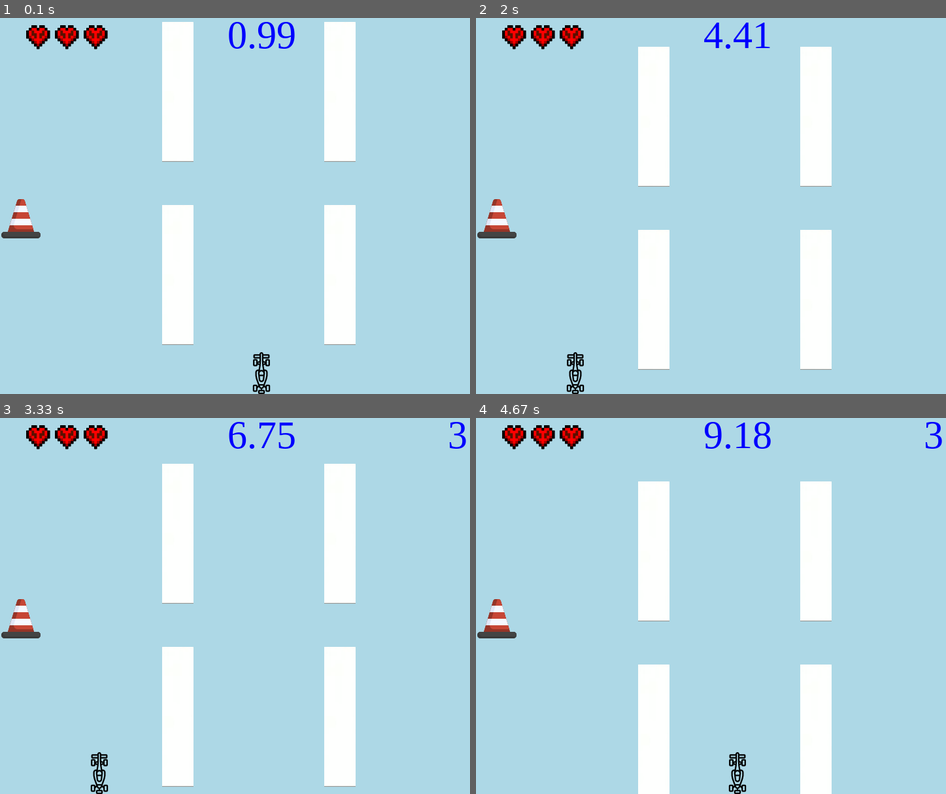
Above: before the commit, frames 1-4 (two rows, left to right).
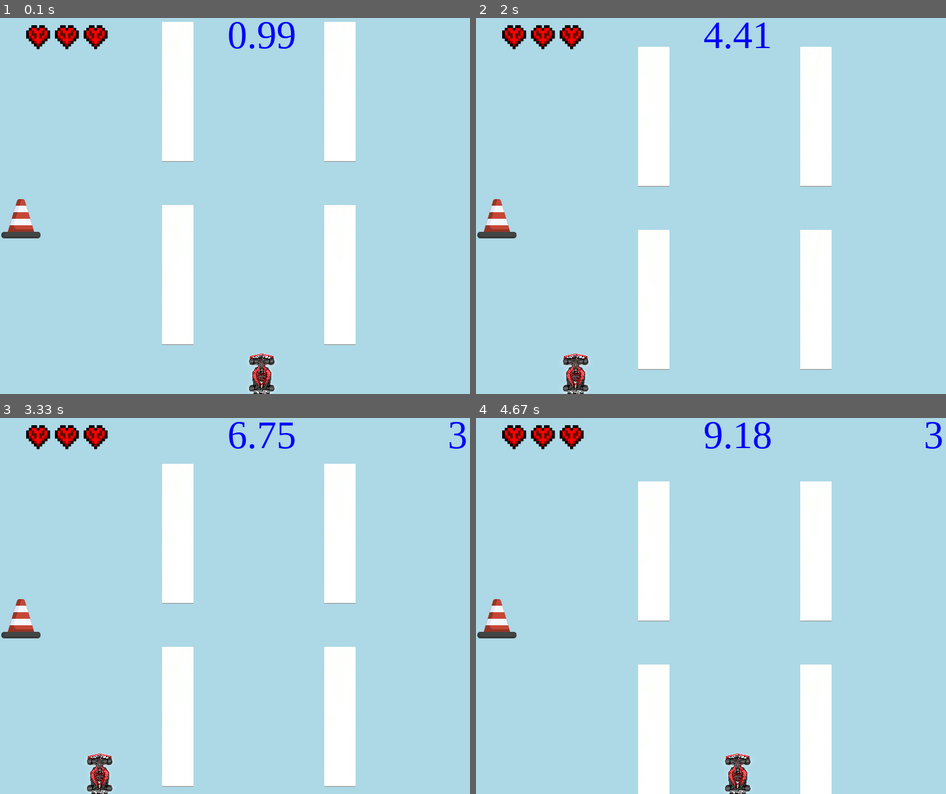
Above: after the commit, the same moments.

Repository: makuchaku/formula-one-racing-pygame
Game: pygame game, started from code/main.py
Two runs of this game, one before a commit and one after it. Both use one fixed random seed, a clock stepped at 60 frames per second and the inputs below.
Inputs:
- Up to frame 1 (0.1 s): no input
- Up to frame 2 (2 s): hold Right 0.33-0.8 s; hold Right 0.83-1.3 s; hold Left 1.33-1.87 s; hold Left from 1.9 s (still down)
- Up to frame 3 (3.33 s): release Left at 2.3 s; hold Right 2.33-2.97 s; hold Left from 3 s (still down)
- Up to frame 4 (4.67 s): release Left at 3.47 s; hold Right 3.5-3.97 s; hold Right 4-4.47 s; hold Left from 4.5 s (still down)

The runs differ from the first frame. In frame 1, 0.4% of the frame differs, in the area x 52-59%, y 88-100%; in frame 2, 0.4%; in frame 3, 0.4%; in frame 4, 0.4%.

Commit message:
custom image

Diff:
--- a/code/sprite.py
+++ b/code/sprite.py
@@ -17,7 +17,7 @@
         self.sprite_x = sprite_x
         self.sprite_y = sprite_y
         if type == 'car':
-           self.texture = pygame.image.load('./assets/car.png')
+           self.texture =  pygame.transform.scale(pygame.image.load('./assets/car1.png'), (64, 64))
         elif type == 'obstacle':
             self.texture = pygame.image.load('./assets/obstacle.png')
         else:
Binary file added: assets/car1.png
